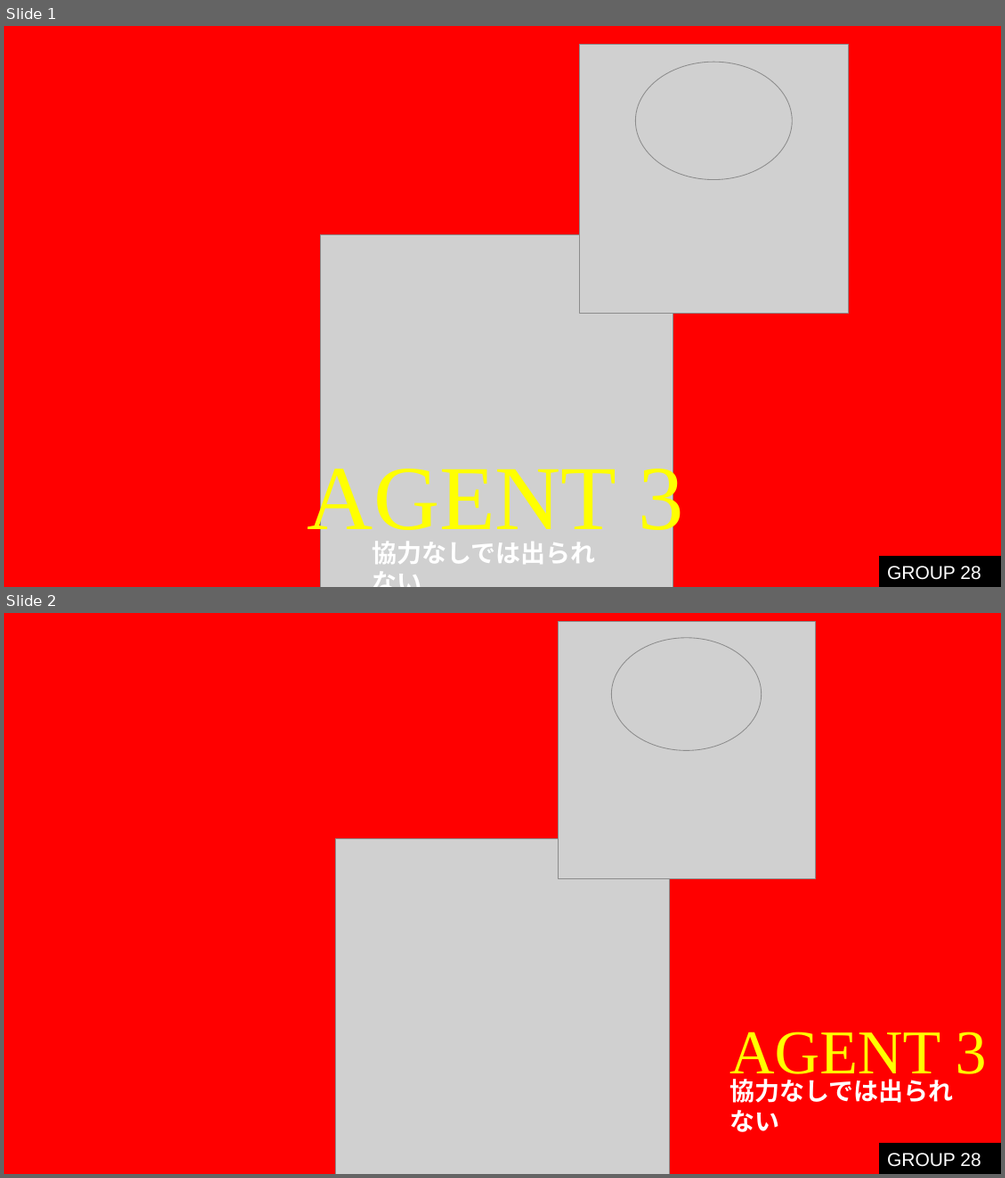
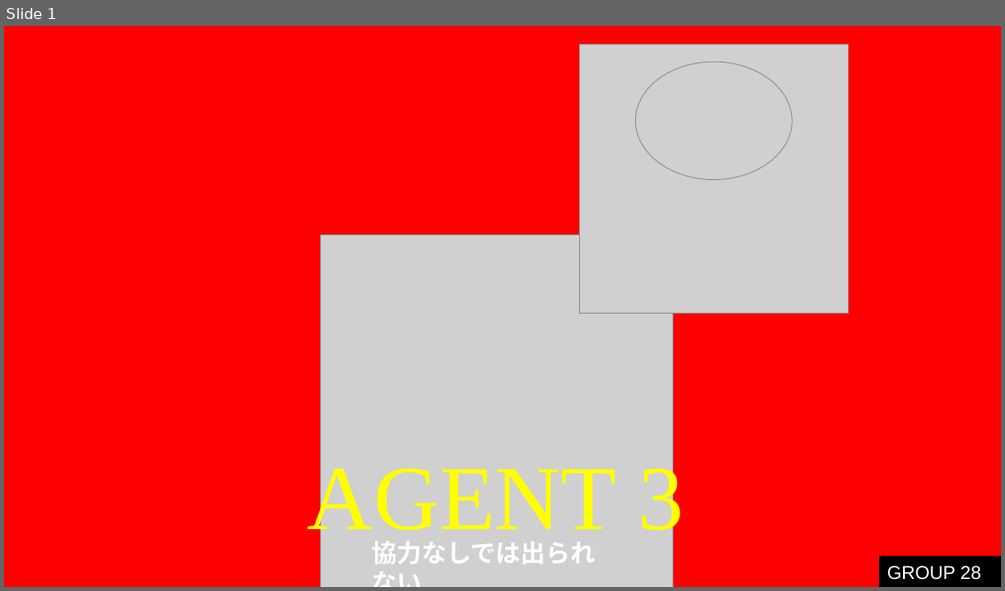
Before and after one commit to rimocon/groupgame, a slide deck: ゲーム ポスター.pptx. Shown one above the other, each under a label of ours: slides 1 and 2 before the commit, slide 1 after it. The pictures are 1005x1178 and 1005x591 pixels, drawn with LibreOffice and Linux fonts; fonts in the diff are those of the drawing; grey boxes stand for pictures. Boxes give left, top, right and bottom in pixels: in the first picture for what was removed or moved away, otherwise in the second. Text is boxed around its words. In the diff, an @@ line names an element or a change of style, - is before the commit and + after.

```diff
--- a/ゲーム ポスター.pptx
+++ b/ゲーム ポスター.pptx
@@ slide 2 removed at (4,613,1001,1174), background #FF0000 @@
@@ picture removed at (558,621,816,878) @@
@@ picture removed at (611,638,760,751) @@
@@ picture removed at (336,839,670,1174) @@
@@ text removed at (729,1031,987,1086) @@
-AGENT 3
@@ text removed at (729,1078,953,1132) @@
-協力なしでは出られない
@@ rectangle removed at (880,1144,1001,1174) @@
-GROUP 28
```
Also in this commit, not shown: 1 other file.
